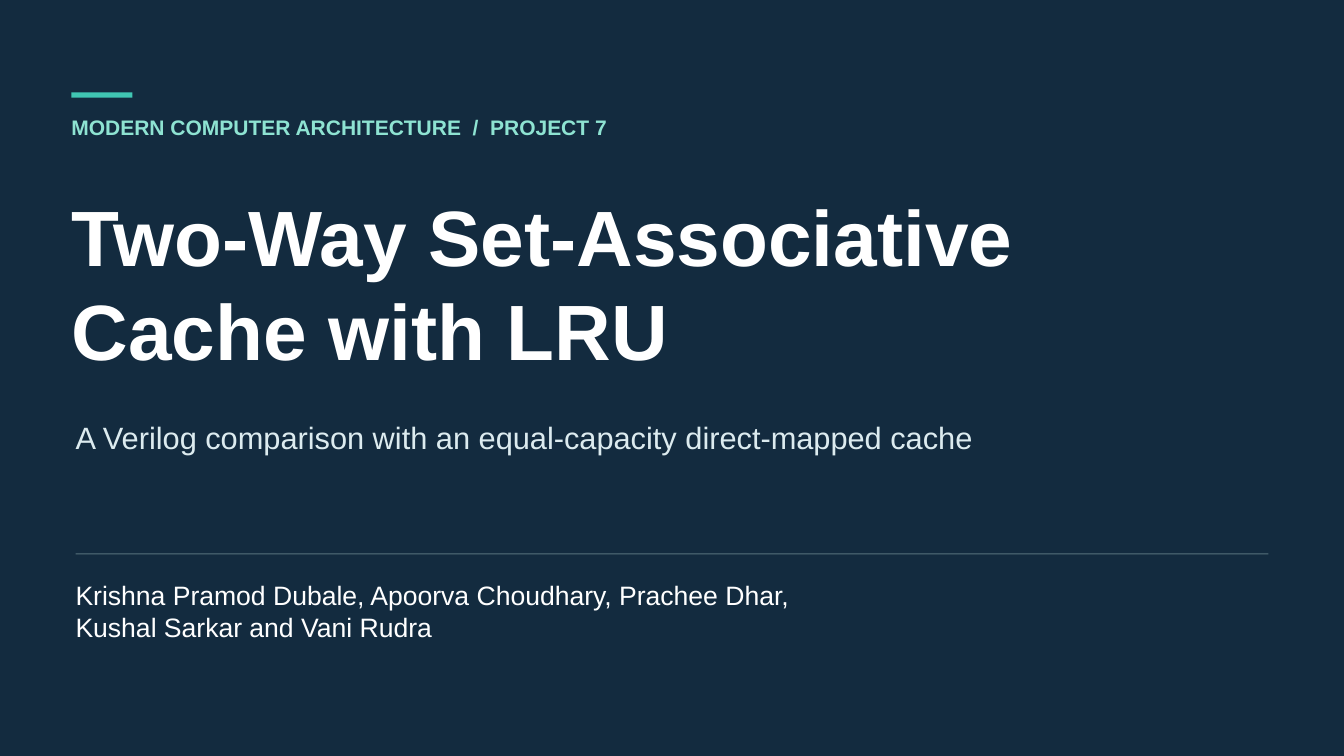
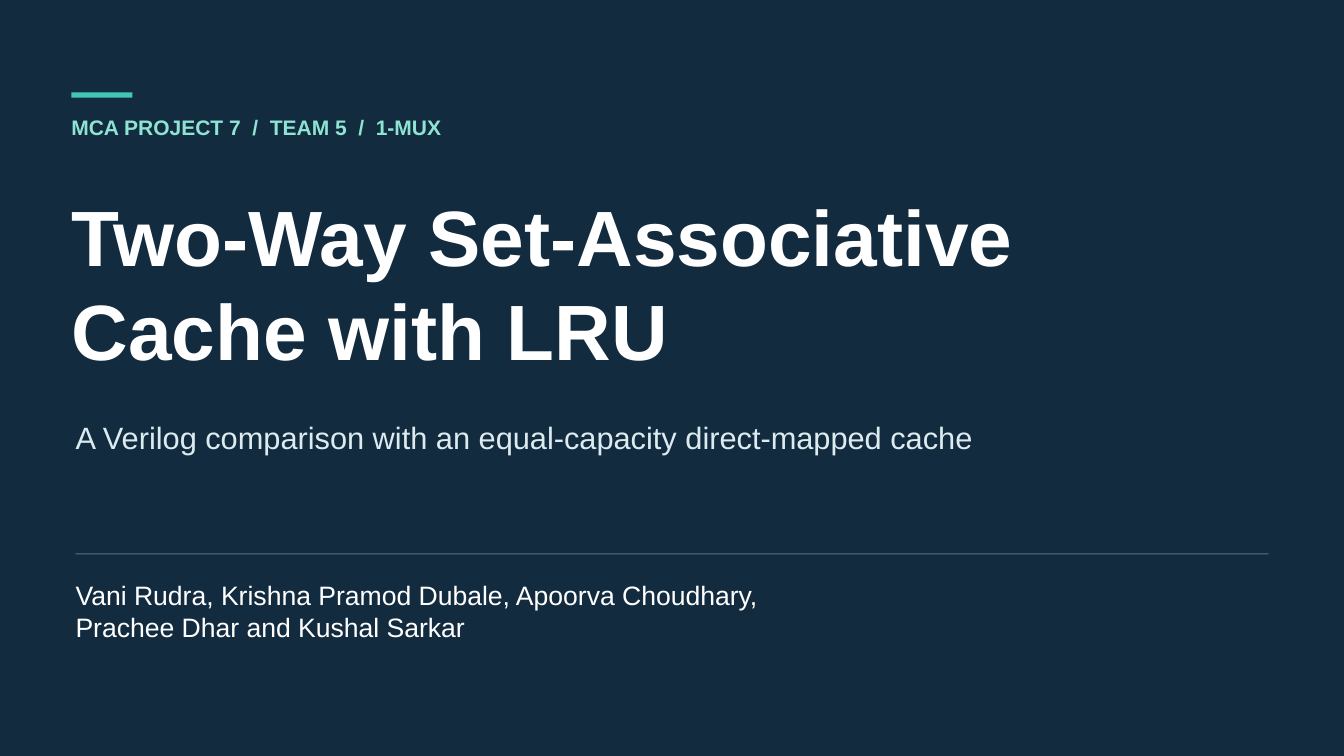
Before and after one commit to Kushal425/MCA-Project7-Team-5-1-MUX, a slide deck: slide 1 of phase2/presentation/MCA-Project7-Presentation.pptx. Drawn at 1344x756 pixels with LibreOffice and Linux fonts; fonts in the diff are those of the drawing. Boxes give left, top, right and bottom in pixels: in the first picture for what was removed or moved away, otherwise in the second. Text is boxed around its words. In the diff, an @@ line names an element or a change of style, - is before the commit and + after.

```diff
--- a/phase2/presentation/MCA-Project7-Presentation.pptx
+++ b/phase2/presentation/MCA-Project7-Presentation.pptx
@@ text at box(71, 120, 441, 135): text changed @@
-MODERN COMPUTER ARCHITECTURE / PROJECT 7
+MCA PROJECT 7 / TEAM 5 / 1-MUX
@@ text at box(76, 585, 757, 638): text changed @@
-Krishna Pramod Dubale, Apoorva Choudhary, Prachee Dhar,
-Kushal Sarkar and Vani Rudra
+Vani Rudra, Krishna Pramod Dubale, Apoorva Choudhary,
+Prachee Dhar and Kushal Sarkar
```
Also in this commit, not shown: 5 other slides changed, 7 slides added, 4 slides removed, 1 other file.
